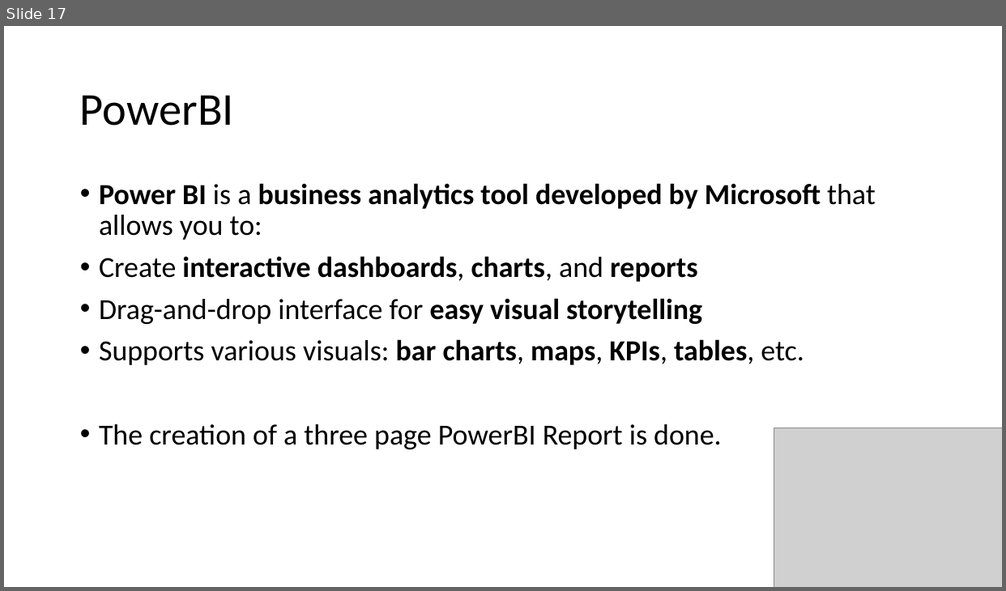
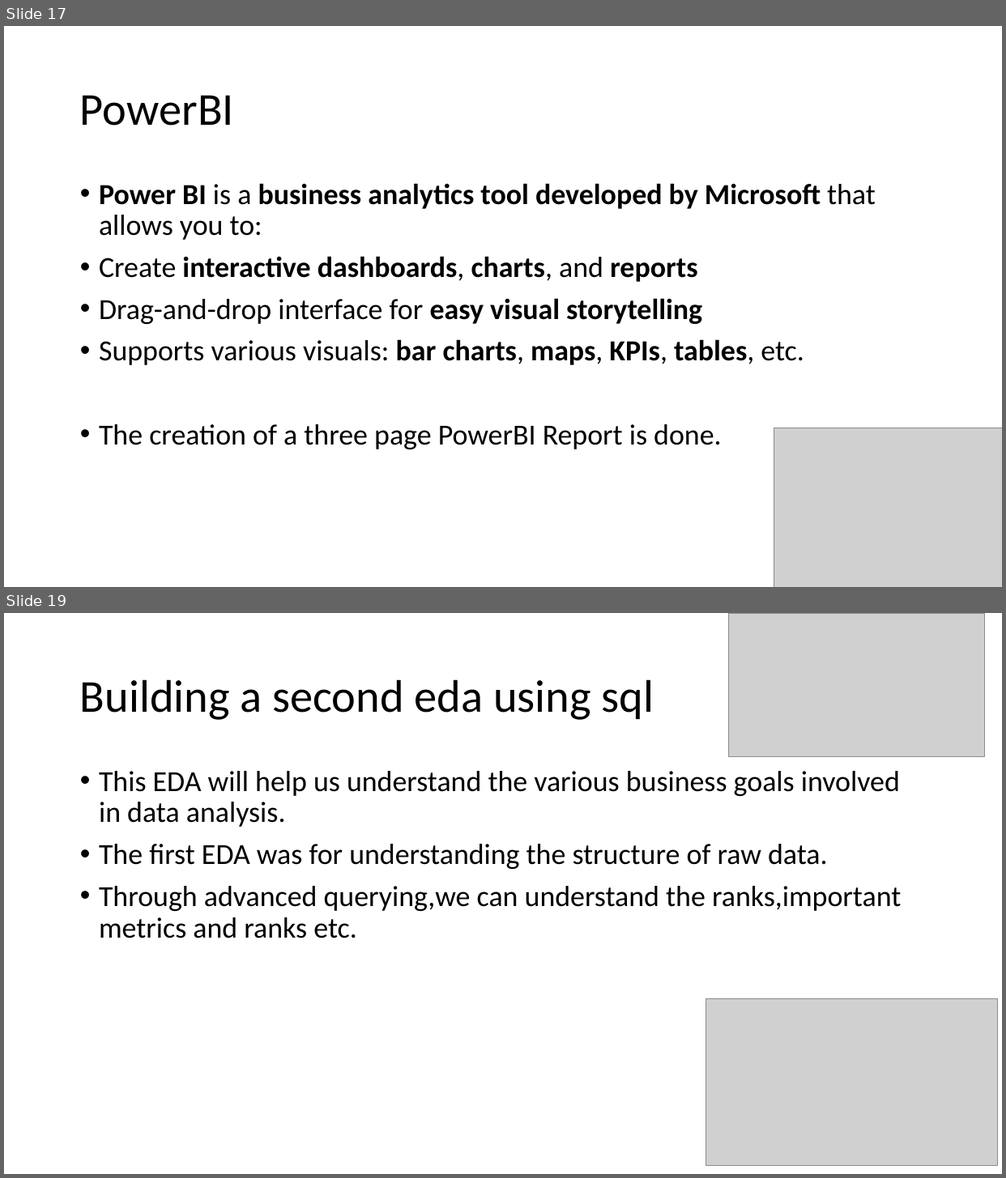
Before and after one commit to Vishwanaathh/RETAIL_SALES_DATA_ANALYTICS, a slide deck: Retail Sales Data Analysis.pptx. Shown one above the other, each under a label of ours: slide 17 before the commit, slides 17 and 19 after it; the slides between them are not shown. The pictures are 1006x591 and 1006x1178 pixels, drawn with LibreOffice and Linux fonts; fonts in the diff are those of the drawing; grey boxes stand for pictures. Boxes give left, top, right and bottom in pixels: in the first picture for what was removed or moved away, otherwise in the second. Text is boxed around its words. In the diff, an @@ line names an element or a change of style, - is before the commit and + after.

```diff
--- a/Retail Sales Data Analysis.pptx
+++ b/Retail Sales Data Analysis.pptx
@@ slide 19 added at [4,613,1002,1174], background #FFFFFF @@
@@ picture added at [729,613,985,756] @@
@@ title added at [80,679,654,720], 44 pt, text #000000 @@
+Building a second eda using sql
@@ text added at [99,771,901,939], 28 pt, text #000000 @@
+• This EDA will help us understand the various business goals involved in data analysis.
+• The first EDA was for understanding the structure of raw data.
+• Through advanced querying,we can understand the ranks,important metrics and ranks etc.
@@ picture added at [705,999,997,1165] @@
```
Also in this commit, not shown: 11 other slides added, 6 other files.
